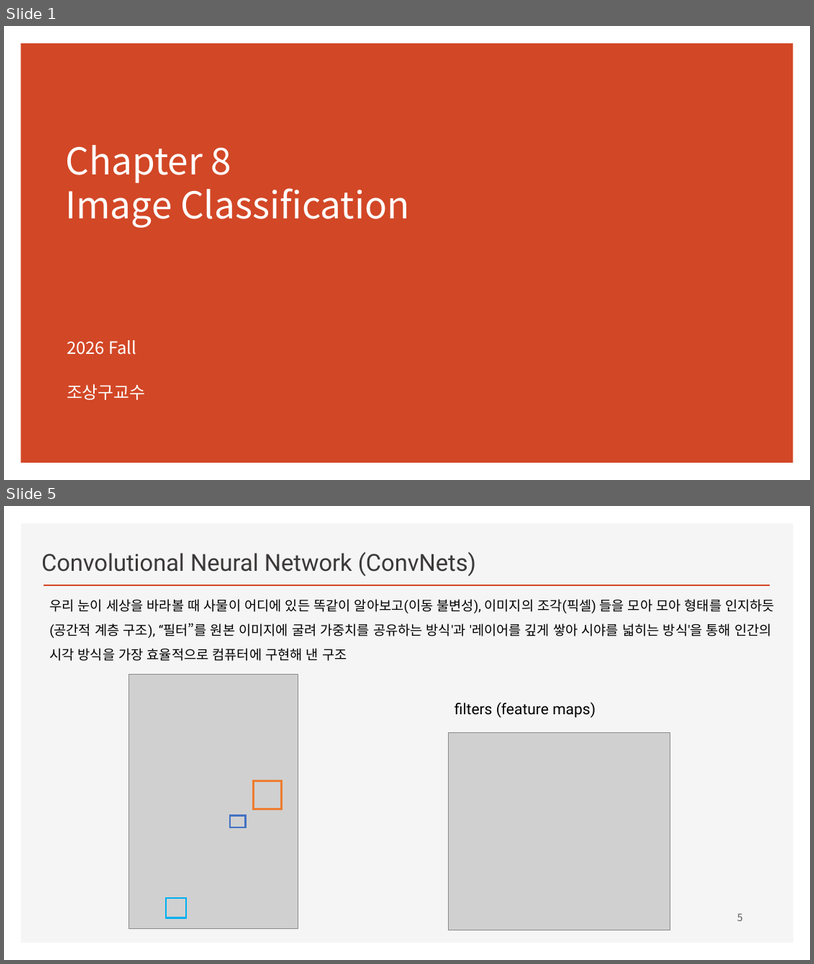
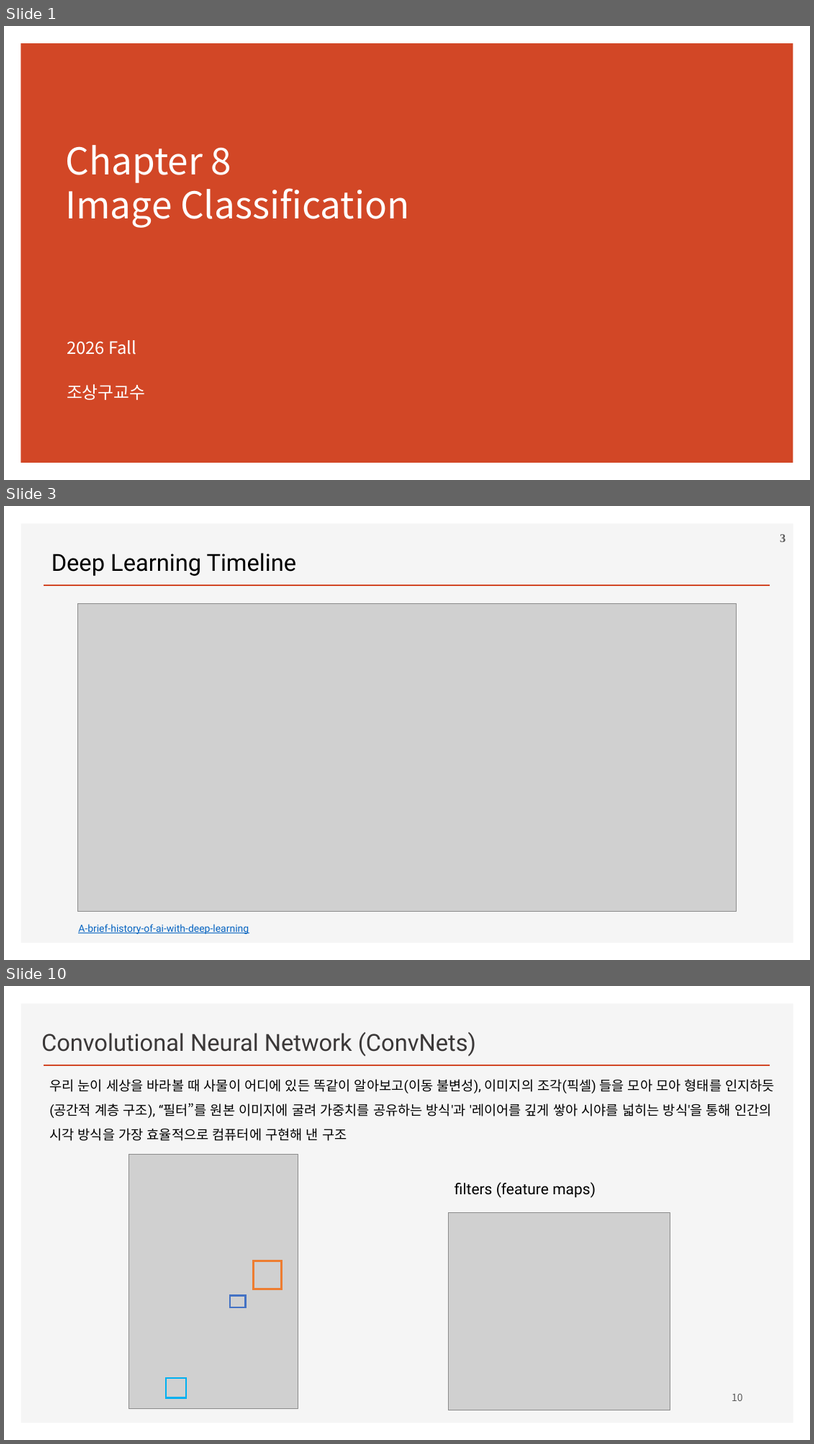
Before and after one commit to ancestor9/2026_Fall_Deep-Learning-with-Python, a slide deck: Chapter 08 Image Classification.pptx. Shown one above the other, each under a label of ours: slides 1 and 5 before the commit, slides 1, 3 and 10 after it; the slides between them are not shown. The pictures are 814x964 and 814x1444 pixels, drawn with LibreOffice and Linux fonts; fonts in the diff are those of the drawing; grey boxes stand for pictures; background and template pictures are left out. Boxes give left, top, right and bottom in pixels: in the first picture for what was removed or moved away, otherwise in the second. Text is boxed around its words. In the diff, an @@ line names an element or a change of style, - is before the commit and + after.

```diff
--- a/Chapter 08 Image Classification.pptx
+++ b/Chapter 08 Image Classification.pptx
@@ slide 3 added at (4, 506, 810, 960), background #FFFFFF; not listed: 2 template elements that a slide beside it also shows @@
@@ page number added at (780, 534, 786, 542), 14 pt, text #595959, bold @@
+3
@@ text added at (52, 553, 297, 576), 28 pt, text #000000 @@
+Deep Learning Timeline
@@ picture added at (78, 603, 737, 911) @@
@@ text added at (78, 924, 249, 934), 12 pt, text #0563C1, underline @@
+A-brief-history-of-ai-with-deep-learning
@@ what was slide 5 is now slide 10 @@
@@ page number at (732, 1393, 743, 1401): text changed @@
-5
+10
```
Also in this commit, not shown: 7 slides changed, 5 other slides added, 1 slide removed.
